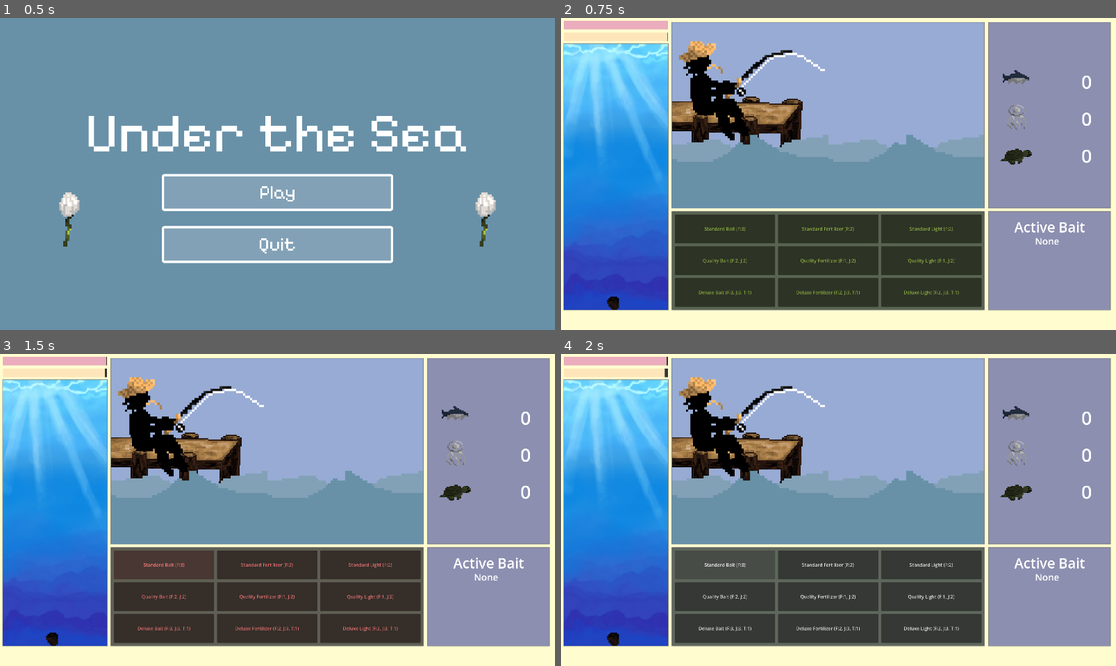
Above: before the commit, frames 1-4 (two rows, left to right).
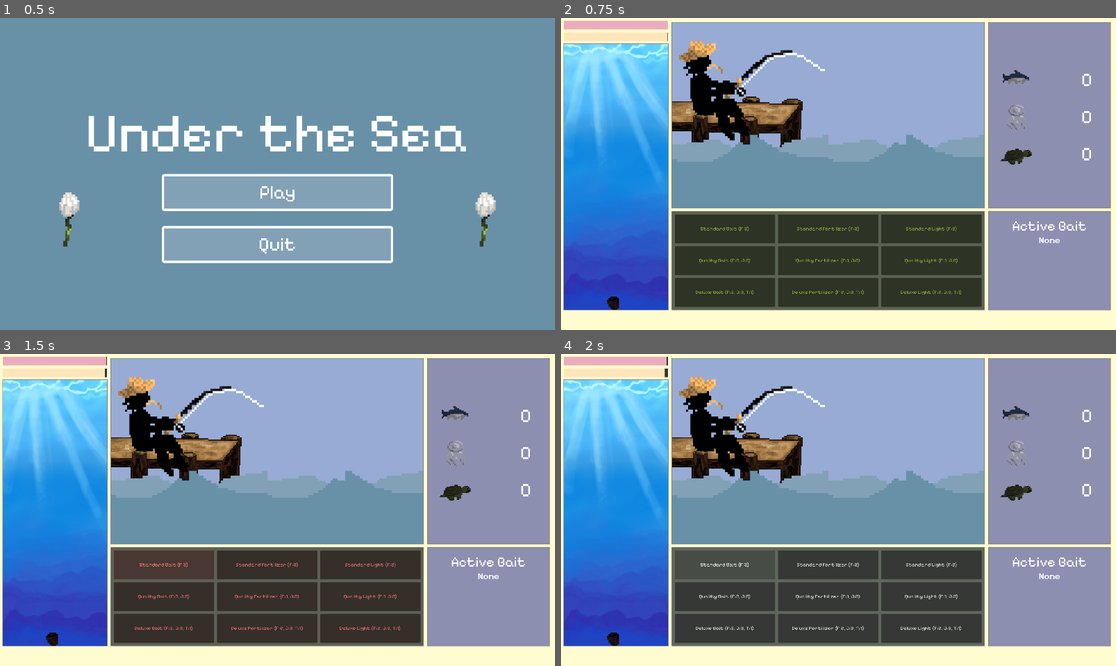
Above: after the commit, the same moments.

Repository: wondertrash/underthesea
Game: Godot game, scene res://mainmenu.tscn
Same seed, same stepped clock (60 frames per second), same inputs: the game is played once before the commit and once after it.
Inputs:
- Up to frame 1 (0.5 s): no input
- Up to frame 2 (0.75 s): click "Play" at 0.5 s
- Up to frame 3 (1.5 s): click "Standard Bait (F:3)" at 1.25 s
- Up to frame 4 (2 s): no input

Frame 1 is identical in both runs. In frame 2, 1.0% of the frame differs, in the area x 24-96%, y 17-89%; in frame 3, 1.1%; in frame 4, 1.1%.

Commit message:
font changes

Diff:
--- a/under-the-sea/events.gd
+++ b/under-the-sea/events.gd
@@ -4,6 +4,7 @@
 var background = ColorRect
 var structure_container = Control
 @onready var player = get_tree().get_first_node_in_group("player")
+var font = load("res://Assets/Pixelify_Sans/static/PixelifySans-Regular.ttf")
 var is_fishing: bool = false
 var feedback_label: Label
 var fisherman_button: TextureButton
@@ -59,6 +60,7 @@
 	feedback_label.position = events_position + Vector2(380, 320)
 	feedback_label.size = Vector2(300, 40)
 	feedback_label.horizontal_alignment = HORIZONTAL_ALIGNMENT_CENTER
+	feedback_label.add_theme_font_override("font", font)
 	feedback_label.add_theme_font_size_override("font_size", 24)
 	feedback_label.text = ""
 	add_child(feedback_label)
--- a/under-the-sea/inventory.gd
+++ b/under-the-sea/inventory.gd
@@ -2,6 +2,7 @@
 @export var events_size: Vector2 = Vector2(420, 640)
 @export var events_position: Vector2 = Vector2(1480, 16)
 var background = ColorRect
+var font = load("res://Assets/Pixelify_Sans/static/PixelifySans-Regular.ttf")
 var structure_container = Control
 var fish_label: Label
 var jellyfish_label: Label
@@ -31,7 +32,9 @@
 	img.stretch_mode = TextureRect.STRETCH_KEEP_ASPECT_CENTERED
 	add_child(img)
 	var label = Label.new()
+	label.add_theme_font_override("font", font)
 	label.add_theme_font_size_override("font_size", 64)
+	label.horizontal_alignment = HORIZONTAL_ALIGNMENT_CENTER
 	label.position = base_pos + Vector2(288, 32)
 	label.text = "0"
 	add_child(label)
--- a/under-the-sea/refresh.gd
+++ b/under-the-sea/refresh.gd
@@ -2,6 +2,7 @@
 @export var events_size: Vector2 = Vector2(420, 340)
 @export var events_position: Vector2 = Vector2(1480, 670)
 var background = ColorRect
+var font = load("res://Assets/Pixelify_Sans/static/PixelifySans-Regular.ttf")
 var structure_container = Control
 var bait_label: Label
 @onready var player = get_tree().get_first_node_in_group("player")
@@ -19,12 +20,16 @@
 	add_child(border)
 	var title = Label.new()
 	title.text = "Active Bait"
-	title.position = events_position + Vector2(88, 20)
+	title.position = events_position + Vector2(80, 20)
+	title.add_theme_font_override("font", font)
 	title.add_theme_font_size_override("font_size", 48)
 	add_child(title)
 	bait_label = Label.new()
 	bait_label.text = "None"
-	bait_label.position = events_position + Vector2(160, 80)
+	bait_label.horizontal_alignment = HORIZONTAL_ALIGNMENT_CENTER
+	bait_label.size = Vector2(420, 40)
+	bait_label.position = events_position + Vector2(0, 80)
+	bait_label.add_theme_font_override("font", font)
 	bait_label.add_theme_font_size_override("font_size", 32)
 	add_child(bait_label)
 func _process(_delta: float) -> void:
--- a/under-the-sea/store.gd
+++ b/under-the-sea/store.gd
@@ -2,6 +2,7 @@
 @onready var player = get_tree().get_first_node_in_group("player")
 @export var events_size: Vector2 = Vector2(1080, 340)
 @export var events_position: Vector2 = Vector2(384, 670)
+var font = load("res://Assets/Pixelify_Sans/static/PixelifySans-Regular.ttf")
 var panel: Panel
 var background: ColorRect
 var structure_container = Control.new()
@@ -52,6 +53,8 @@
 		button.text = "%s (%s)" % [item_name, ", ".join(costs)]
 		button.position = Vector2(col * (btn_width + padding) + padding, row * (btn_height + padding) + padding)
 		button.size = Vector2(btn_width, btn_height)
+		button.add_theme_font_override("font", font)
+		button.add_theme_font_size_override("font_size", 18)
 		button.modulate = Color(1, 1, 1)
 		button.pressed.connect(_craft_item.bind(item_name))
 		panel.add_child(button)
